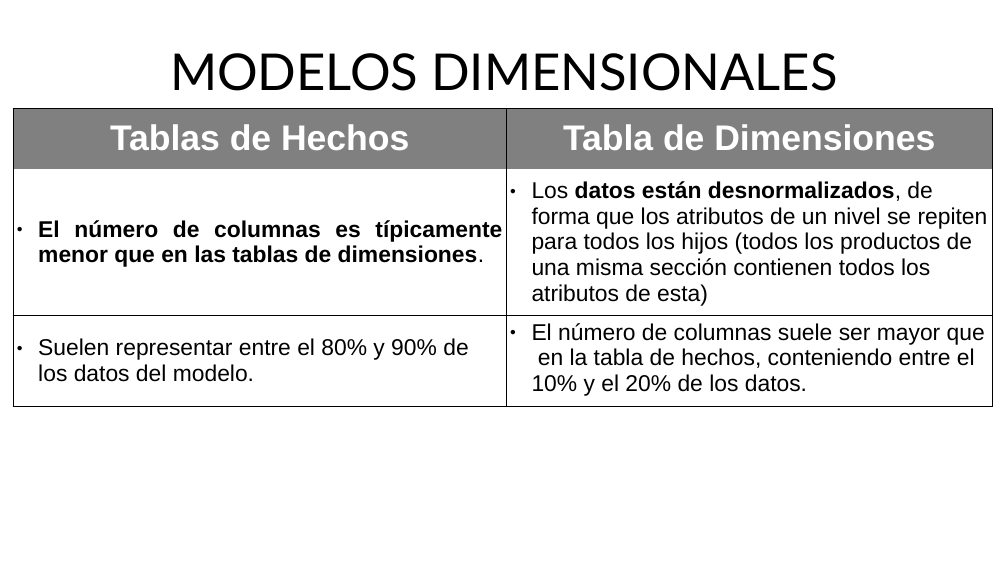
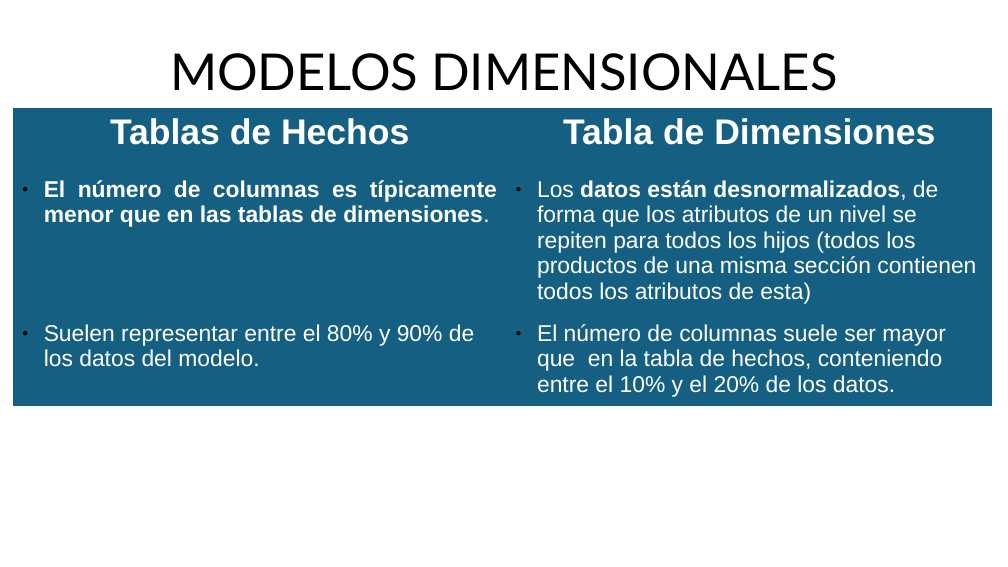
Before and after one commit to Eurobeater/cursoBigDataIA, a slide deck: slide 9 of Sistemas de Big Data/Tema 4 Modelos/Modelos_2.odp. Drawn at 1008x567 pixels with LibreOffice and Linux fonts; fonts in the diff are those of the drawing. Boxes give left, top, right and bottom in pixels: in the first picture for what was removed or moved away, otherwise in the second. Text is boxed around its words. In the diff, an @@ line names an element or a change of style, - is before the commit and + after.

```diff
--- a/Sistemas de Big Data/Tema 4 Modelos/Modelos_2.odp
+++ b/Sistemas de Big Data/Tema 4 Modelos/Modelos_2.odp
@@ table at (13, 108, 992, 406) @@
@@ fill #808080 to #156082 in row 1 @@
@@ fill none to #156082 in 4 cells @@
@@ text colour #000000 to #FFFFFF @@
@@ indent changed @@
@@ borders changed @@
```
Also in this commit, not shown: 33 other slides changed, 1 other file.
